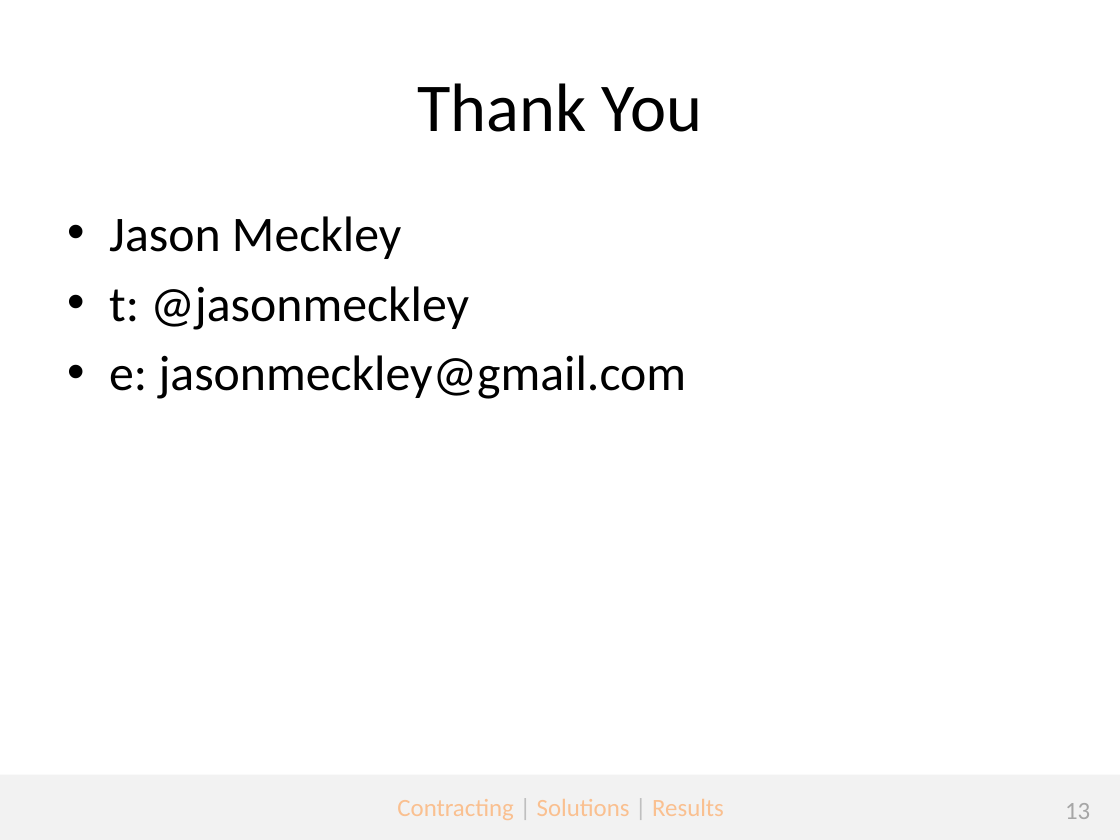
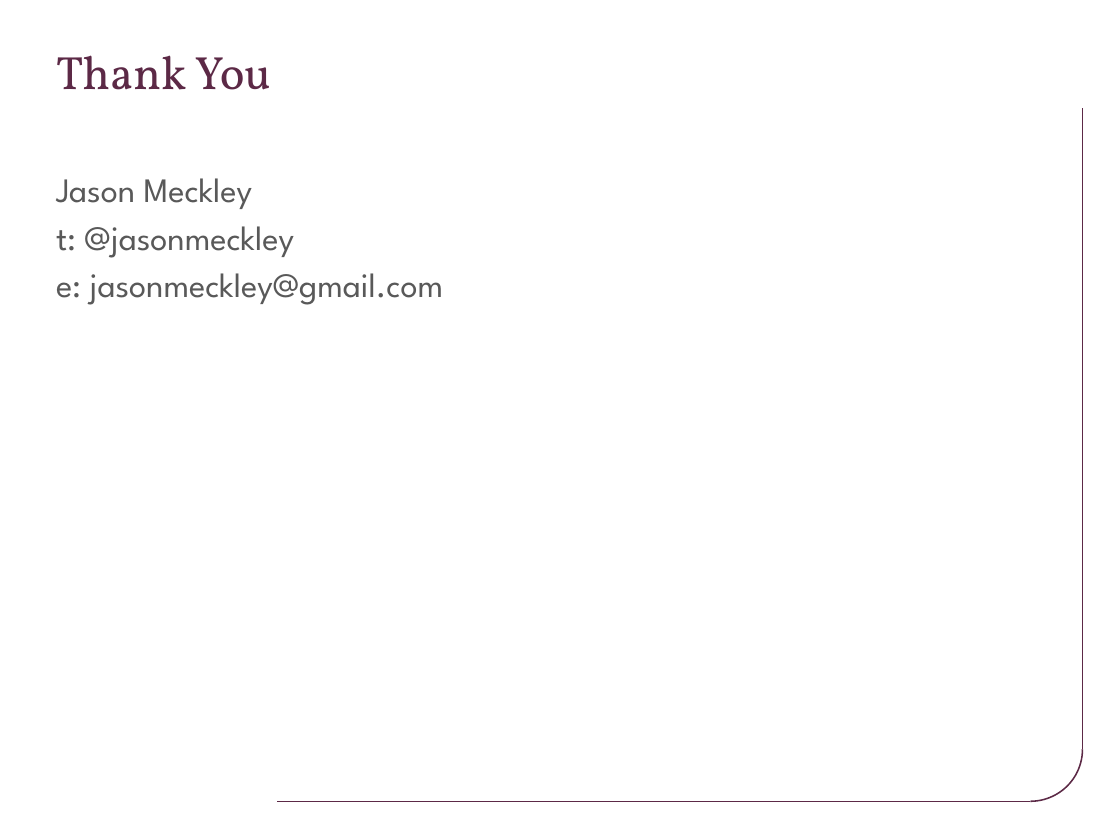
Before and after one commit to jmeckley/angularjs-presentation, a slide deck: slide 13 of Topic 1 - Introduction to mobile development using Angularjs.pptx. Drawn at 1120x840 pixels with LibreOffice and Linux fonts; fonts in the diff are those of the drawing; background and template pictures are left out. Boxes give left, top, right and bottom in pixels: in the first picture for what was removed or moved away, otherwise in the second. Text is boxed around its words. In the diff, an @@ line names an element or a change of style, - is before the commit and + after.

```diff
--- a/Topic 1 - Introduction to mobile development using Angularjs.pptx
+++ b/Topic 1 - Introduction to mobile development using Angularjs.pptx
@@ title "Thank You": place and size @@
-title "Thank You" at bbox=[417, 83, 702, 132]
+title "Thank You" at bbox=[56, 55, 271, 90]
@@ title "Thank You" at bbox=[56, 55, 271, 90]: size 44 to 30 pt, font Calibri to Vollkorn, text colour #000000 to #5C2946; alignment centre to left @@
@@ line added from (1082, 749) to (1082, 109), #5C2946 1 pt @@
@@ text "Jason Meckley": place and size @@
-text "Jason Meckley" at bbox=[109, 216, 687, 399]
+text "Jason Meckley" at bbox=[56, 178, 443, 305]
@@ text "Jason Meckley" at bbox=[56, 178, 443, 305]: size 32 to 22 pt, font Calibri to League Spartan, text colour #000000 to #595959; bullet • to none; less space between paragraphs @@
@@ arc (boxed as its full ellipse) added at bbox=[979, 697, 1083, 801], outline #5C2946 1 pt @@
@@ rectangle removed at bbox=[0, 775, 1120, 840] @@
@@ line added from (1030, 801) to (277, 801), #5C2946 1 pt @@
@@ text removed at bbox=[397, 799, 724, 820] @@
-Contracting | Solutions | Results
@@ page number removed at bbox=[1065, 803, 1090, 819] @@
-13
```
Also in this commit, not shown: 12 other slides changed, 10 other files.
